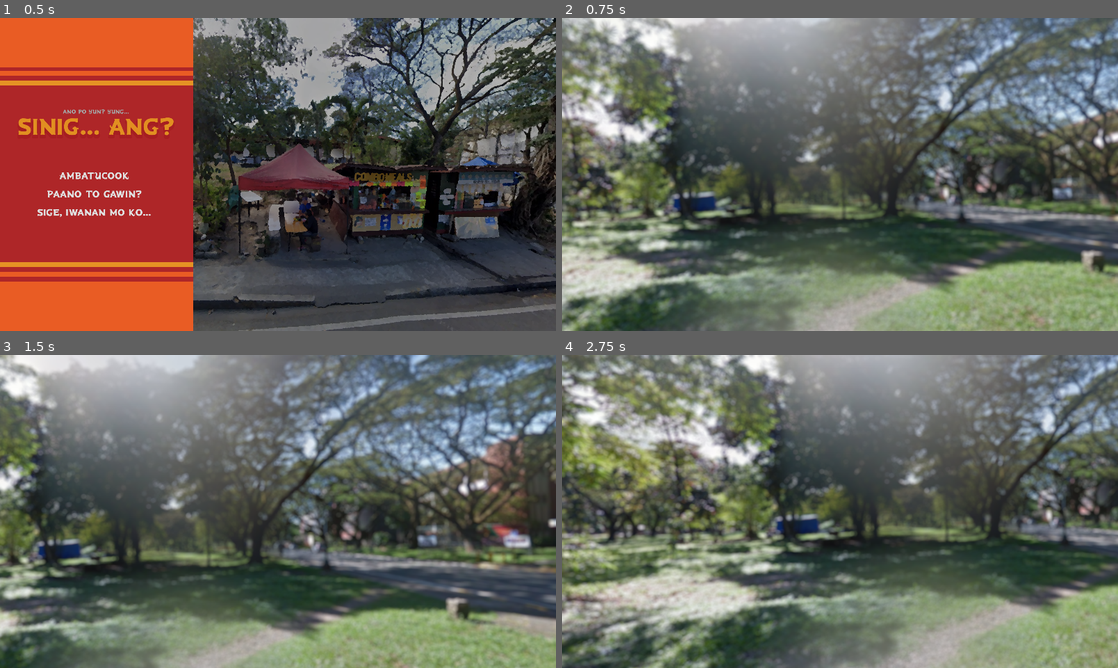
Above: before the commit, frames 1-4 (two rows, left to right).
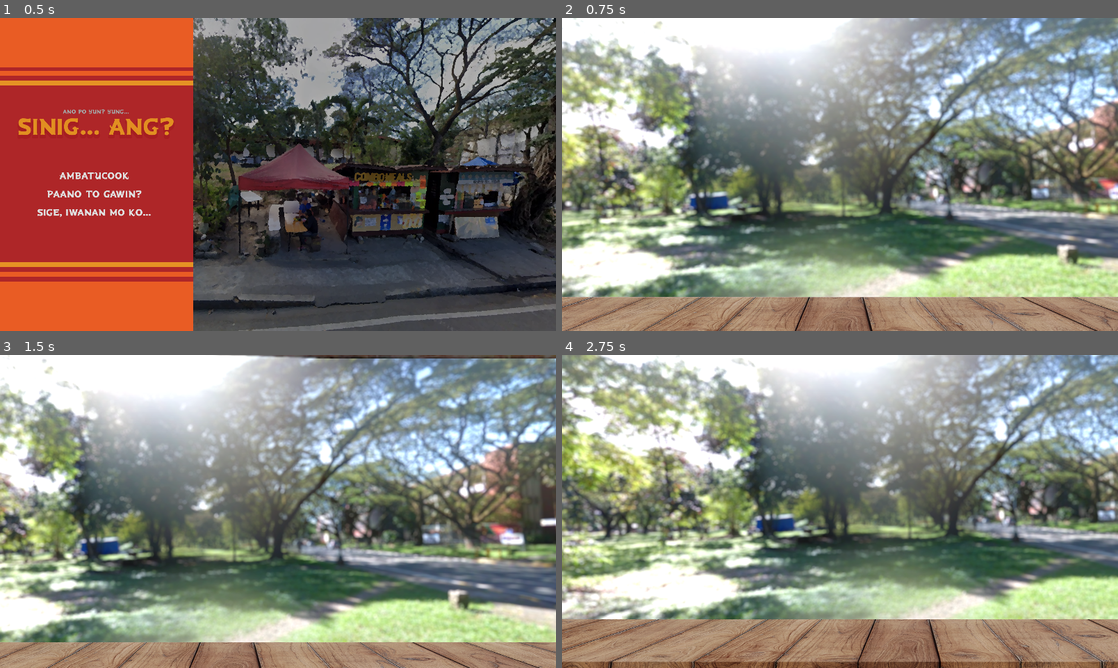
Above: after the commit, the same moments.

Repository: FlamingHerb/develup-chapter-1-quest
Game: Godot game, scene res://scenes/main_menu.tscn
The game is run twice, just before and just after one commit, with the same random seed, the same clock (stepped at 60 frames per second) and the same inputs. Sound files missing from this copy of the repository are replaced by a short silence.
Inputs (mouse positions are in pixels of both pictures, inside the frame that each line leads up to):
- Up to frame 1 (0.5 s): no input
- Up to frame 2 (0.75 s): click "Ambatucook" at 0.5 s
- Up to frame 3 (1.5 s): tap Enter at 1.25 s; move the mouse to (400, 495) at 1.27 s
- Up to frame 4 (2.75 s): move the mouse to (728, 527) at 2.02 s

Frame 1 is identical in both runs. In frame 2, 85% of the frame differs, in the area x 0-100%, y 0-100%; in frame 3, 84%; in frame 4, 87%.

Commit message:
feat: lighting finally works i guess

Diff:
--- /dev/null
+++ b/graphics/game_main/env.tres
@@ -0,0 +1,12 @@
+[gd_resource type="Environment" format=3 uid="uid://2b06qi8mpq8e"]
+
+[resource]
+background_mode = 3
+glow_enabled = true
+glow_levels/3 = 0.0
+glow_levels/4 = 1.0
+glow_levels/7 = 1.0
+glow_intensity = 1.6
+glow_strength = 0.88
+glow_bloom = 0.08
+glow_blend_mode = 0
--- a/scenes/game_main.tscn
+++ b/scenes/game_main.tscn
@@ -1,29 +1,42 @@
-[gd_scene load_steps=4 format=3 uid="uid://b8ww0a1pvgtar"]
+[gd_scene load_steps=7 format=3 uid="uid://b8ww0a1pvgtar"]
 
 [ext_resource type="Script" path="res://scripts/game_main.gd" id="1_3ull0"]
 [ext_resource type="Texture2D" uid="uid://dtwqh87n4gtbd" path="res://graphics/game_main/background.png" id="2_uem3c"]
 [ext_resource type="Script" path="res://scripts/game_main/camera_2d.gd" id="3_ftt30"]
+[ext_resource type="Texture2D" uid="uid://bfsoyhgf0nemq" path="res://graphics/game_main/counter_top.png" id="4_a3qep"]
+[ext_resource type="Texture2D" uid="uid://ckb1mbjv0u5bp" path="res://graphics/game_main/counter_top_top.png" id="5_ehdg0"]
+[ext_resource type="Environment" uid="uid://2b06qi8mpq8e" path="res://graphics/game_main/env.tres" id="5_t62qh"]
 
-[node name="GameMain" type="Node"]
+[node name="GameMain" type="Node2D"]
 script = ExtResource("1_3ull0")
 
-[node name="Background" type="TextureRect" parent="."]
-anchors_preset = 8
-anchor_left = 0.5
-anchor_top = 0.5
-anchor_right = 0.5
-anchor_bottom = 0.5
-offset_left = -800.0
-offset_top = -450.0
-offset_right = 800.0
-offset_bottom = 450.0
-grow_horizontal = 2
-grow_vertical = 2
+[node name="Background" type="Sprite2D" parent="."]
+modulate = Color(1.2, 1.2, 1.2, 1)
+self_modulate = Color(1.1, 1.1, 1.1, 1)
+light_mask = 2
+visibility_layer = 2
+position = Vector2(576, 324)
+scale = Vector2(0.833333, 0.833333)
 texture = ExtResource("2_uem3c")
-expand_mode = 2
+
+[node name="CounterRoof" type="Sprite2D" parent="Background"]
+self_modulate = Color(0.285969, 0.272194, 0.290561, 1)
+position = Vector2(-2.3999, -584.4)
+scale = Vector2(3.90757, 3.90757)
+texture = ExtResource("5_ehdg0")
+
+[node name="CounterTop" type="Sprite2D" parent="Background"]
+self_modulate = Color(0.649384, 0.630633, 0.655646, 1)
+position = Vector2(6.10352e-05, 436.332)
+scale = Vector2(1.63, 1.145)
+texture = ExtResource("4_a3qep")
+
+[node name="WorldEnvironment" type="WorldEnvironment" parent="."]
+environment = ExtResource("5_t62qh")
 
 [node name="GameCamera" type="Camera2D" parent="."]
-position = Vector2(576, 324)
+position = Vector2(576, 320)
+zoom = Vector2(0.9, 0.9)
 limit_left = -224
 limit_top = -126
 limit_right = 1376
--- a/scripts/game_main.gd
+++ b/scripts/game_main.gd
@@ -1,4 +1,4 @@
-extends Node
+extends Node2D
 
 
 # Called when the node enters the scene tree for the first time.
Binary file added: graphics/game_main/counter_top.png
Not shown, added: graphics/game_main/counter_top.png.import
Binary file added: graphics/game_main/counter_top_top.png
Not shown, added: graphics/game_main/counter_top_top.png.import
Binary file added: graphics/game_main/glow_map.webp
Not shown, added: graphics/game_main/glow_map.webp.import
